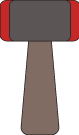
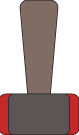
Layered file, before and after one edit (79 × 135). Changes by layer:
painted on "Vector Smart Object" over [0, 0, 79, 135]
